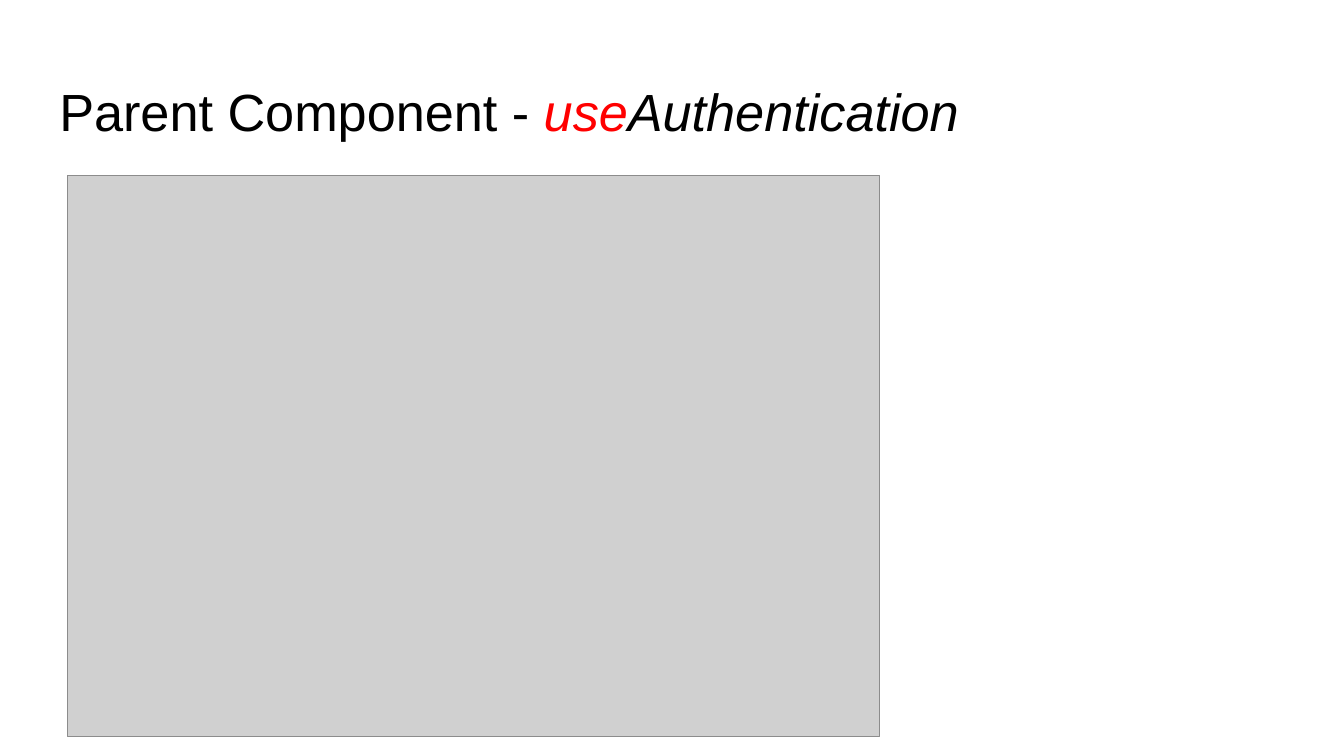
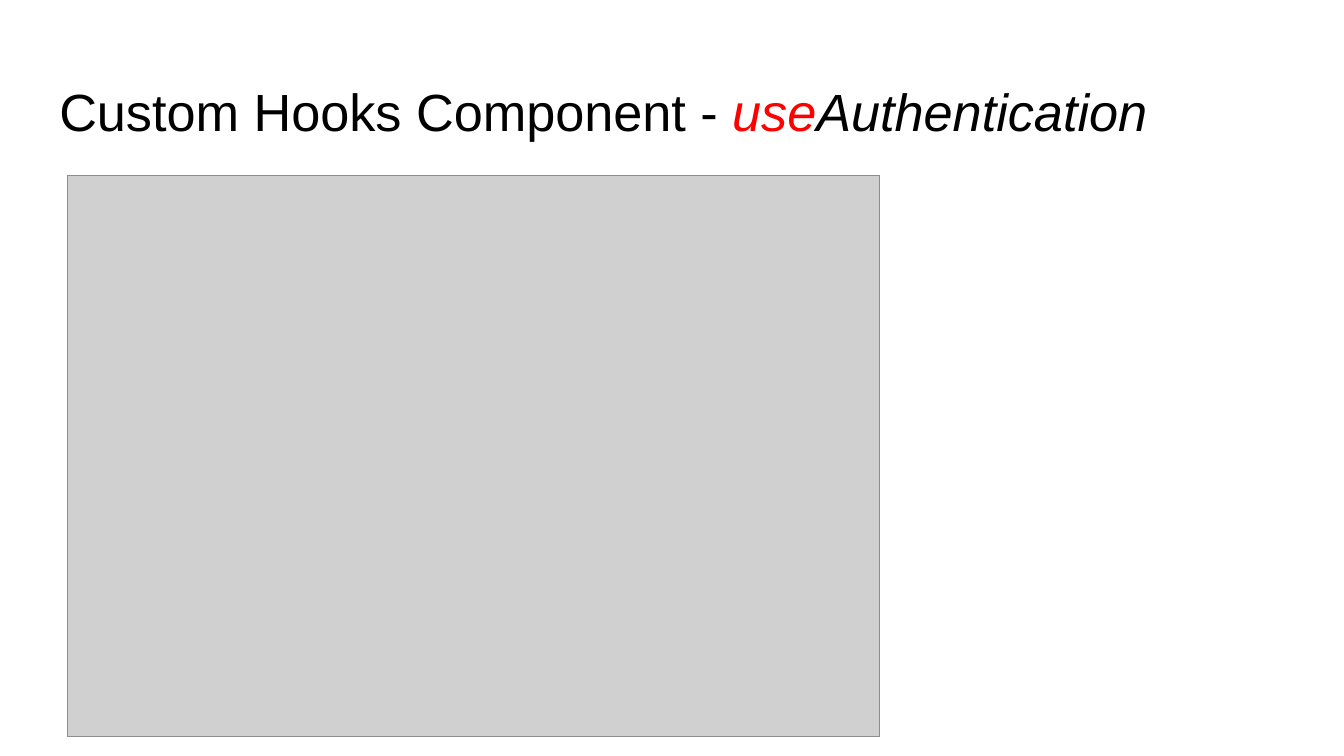
Before and after one commit to ridoansaleh/sharing-business-logic, a slide deck: slide 16 of docs/Sharing Common Logic Between Components.pptx (slide 14 before the commit). Drawn at 1344x756 pixels with LibreOffice and Linux fonts; fonts in the diff are those of the drawing; grey boxes stand for pictures. Boxes give left, top, right and bottom in pixels: in the first picture for what was removed or moved away, otherwise in the second. Text is boxed around its words. In the diff, an @@ line names an element or a change of style, - is before the commit and + after.

```diff
--- a/docs/Sharing Common Logic Between Components.pptx
+++ b/docs/Sharing Common Logic Between Components.pptx
@@ title at [59, 93, 1147, 141]: text changed; italic off @@
-Parent Component - useAuthentication
+Custom Hooks Component - useAuthentication
```
Also in this commit, not shown: 6 other slides changed, 6 slides added, 4 slides removed, 7 other files.
